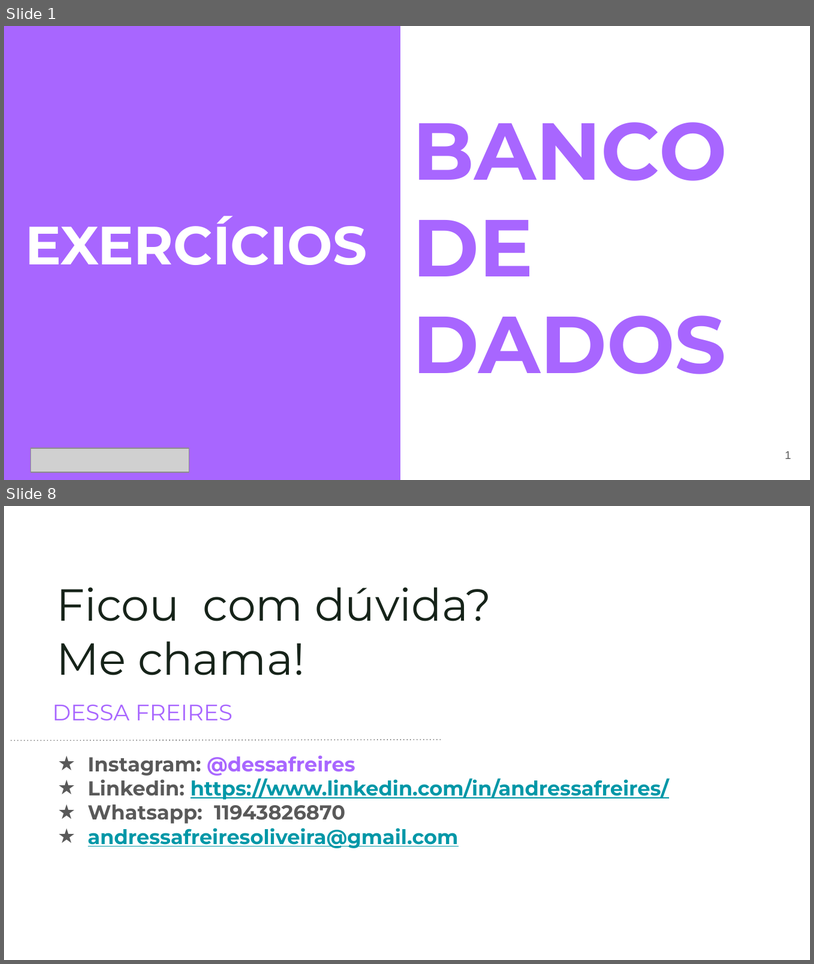
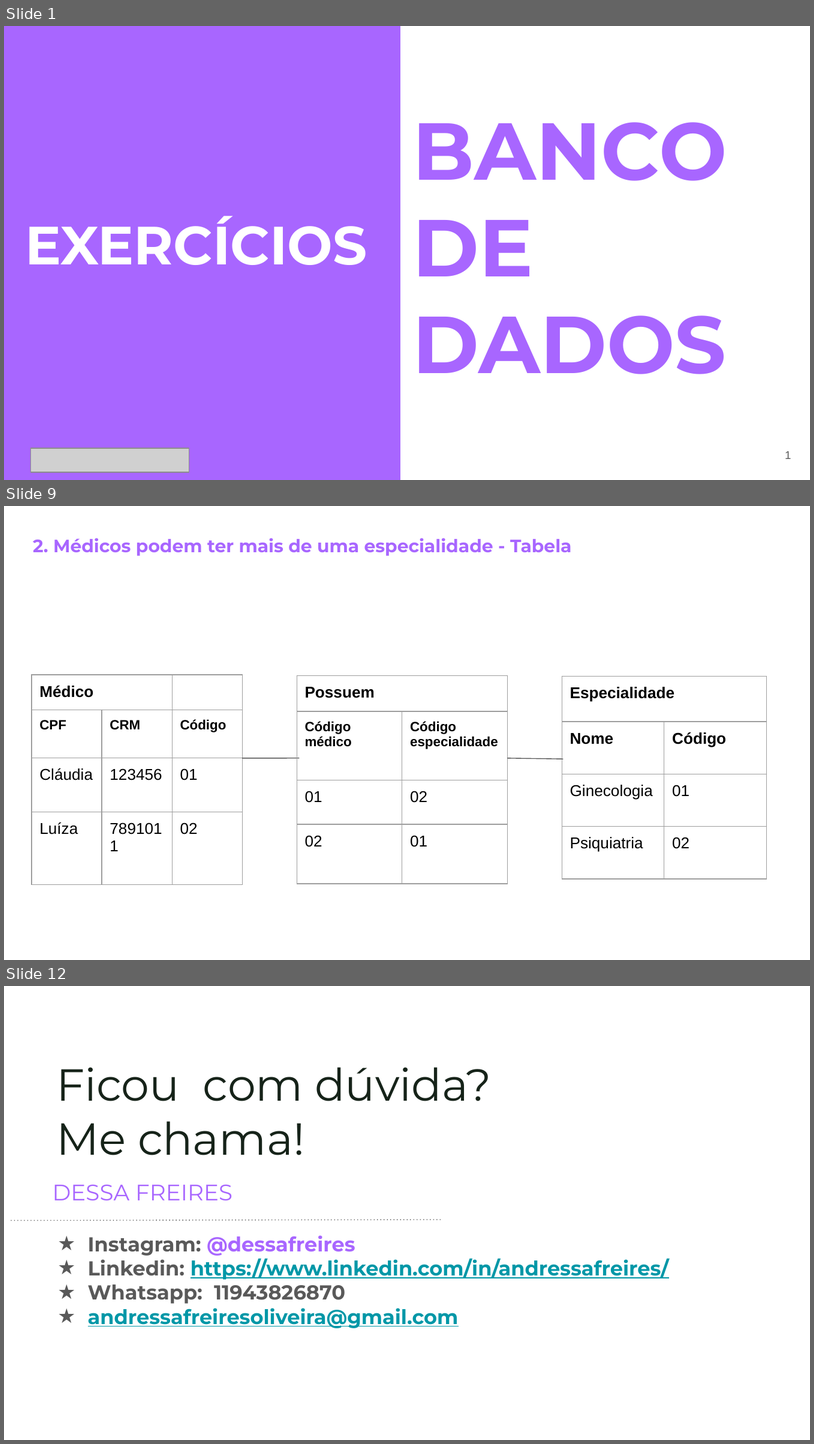
Before and after one commit to reprograma/On11-TodasEmTech-s12-BD, a slide deck: Representação Gráfica (MER) e Tabela Relacional.pptx. Shown one above the other, each under a label of ours: slides 1 and 8 before the commit, slides 1, 9 and 12 after it; the slides between them are not shown. The pictures are 814x964 and 814x1444 pixels, drawn with LibreOffice and Linux fonts; fonts in the diff are those of the drawing; grey boxes stand for pictures. Boxes give left, top, right and bottom in pixels: in the first picture for what was removed or moved away, otherwise in the second. Text is boxed around its words. In the diff, an @@ line names an element or a change of style, - is before the commit and + after.

```diff
--- a/Representação Gráfica (MER) e Tabela Relacional.pptx
+++ b/Representação Gráfica (MER) e Tabela Relacional.pptx
@@ slide 9 added at (4,506,810,960), background #FFFFFF @@
@@ text added at (33,538,572,556), 16 pt, text #A866FF, bold @@
+2. Médicos podem ter mais de uma especialidade - Tabela
@@ table added at (32,675,242,884), 4 rows, 3 columns @@
+Médico |  | 
+CPF | CRM | Código
+Cláudia | 123456 | 01
+Luíza | 7891011 | 02
@@ table added at (297,675,508,883), 4 rows, 2 columns @@
+Possuem | 
+Código médico | Código especialidade
+01 | 02
+02 | 01
@@ table added at (562,676,767,879), 4 rows, 2 columns @@
+Especialidade | 
+Nome | Código
+Ginecologia | 01
+Psiquiatria | 02
@@ line added from (243, 757) to (299, 757), #595959 0.75 pt @@
@@ line added from (508, 757) to (564, 759), #595959 0.75 pt @@
@@ what was slide 8 is now slide 12 @@
```
Also in this commit, not shown: 6 slides changed, 3 other slides added, 1 other file.
